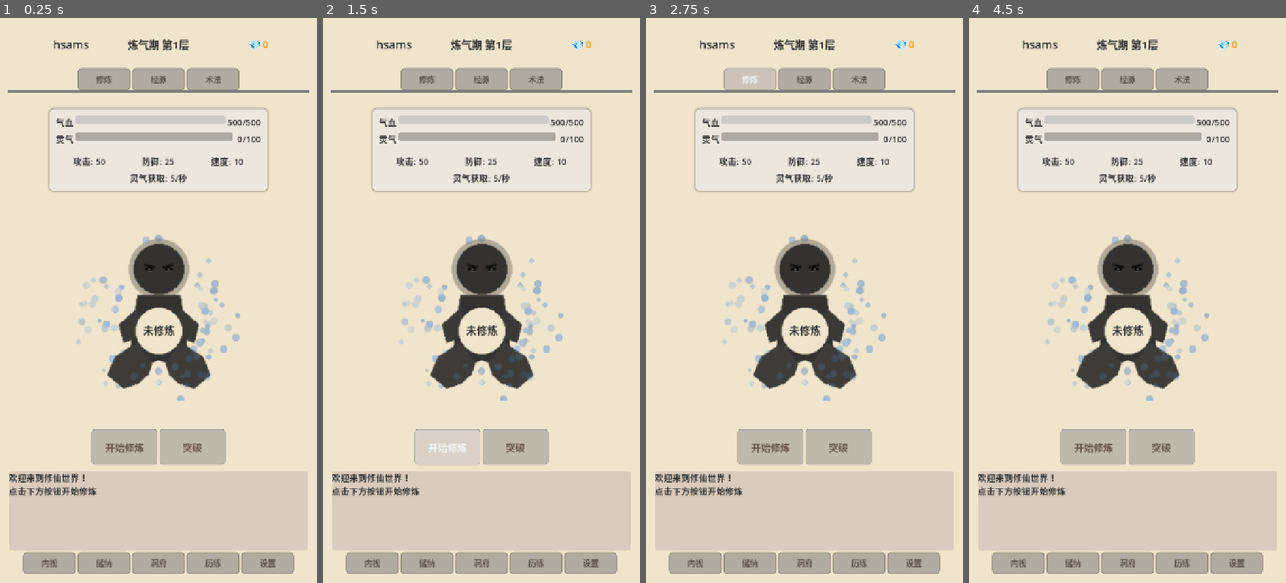
Above: before the commit, frames 1-4 (left to right).
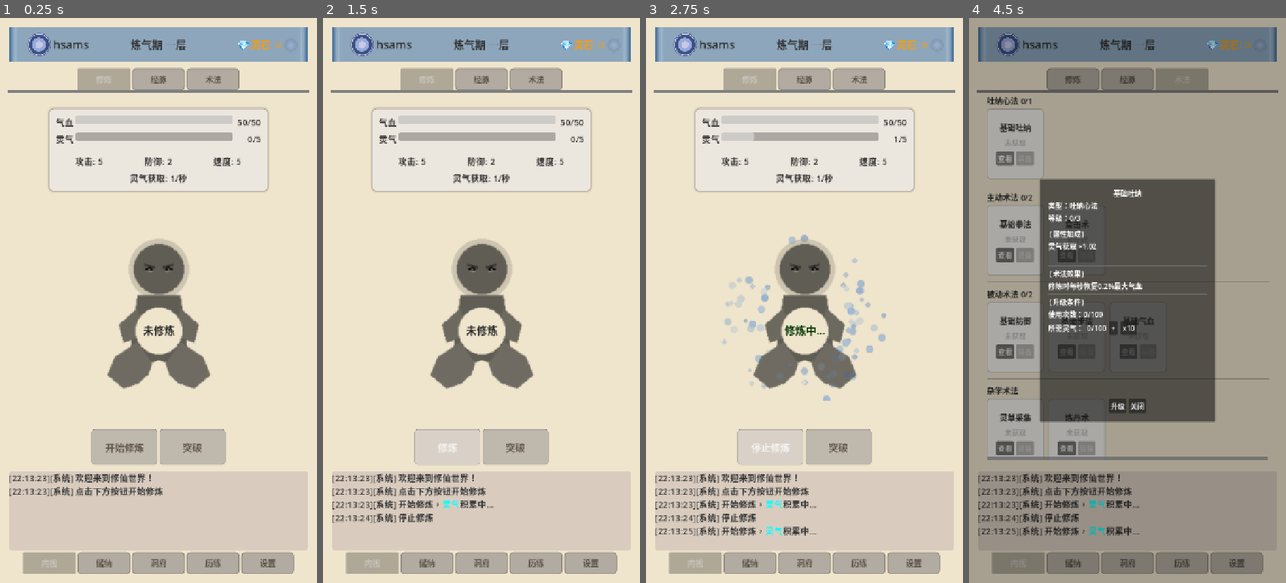
Above: after the commit, the same moments.

Repository: wcc11404/hello_world
Game: Godot game, scene res://scenes/main/Main.tscn
Two runs of this game, one before a commit and one after it. Both use one fixed random seed, a clock stepped at 60 frames per second and the inputs below.
Inputs (mouse positions are in pixels of both pictures, inside the frame that each line leads up to):
- Up to frame 1 (0.25 s): no input
- Up to frame 2 (1.5 s): click "开始修炼" at 0.5 s; click "开始修炼" (after the commit: "停止修炼") at 1.25 s
- Up to frame 3 (2.75 s): click "修炼" at 2 s
- Up to frame 4 (4.5 s): click "经脉" at 2.75 s; click "术法" at 3.5 s; click (1003, 159) at 4.25 s, where only the run after the commit has a clickable "查看"

The runs differ from the first frame. In frame 1, 12% of the frame differs, in the area x 2-98%, y 1-99%; in frame 2, 13%; in frame 3, 15%; in frame 4, 96%, in the area x 0-100%, y 0-100%.
Error before the commit: Parse Error: Function "add_log()" not found in base self. (res://scripts/ui/GameUI.gd:934)

Commit message:
fix: 修复离线奖励日志调用 add_log() 的错误

Diff:
--- a/scripts/ui/GameUI.gd
+++ b/scripts/ui/GameUI.gd
@@ -931,12 +931,13 @@
 		# 始终显示小时和分钟，即使为0
 		var time_str = str(hours) + "小时" + str(minutes) + "分钟"
 
-		add_log("===================================")
-		add_log("离线总计时间: " + time_str)
-		add_log("获得奖励：")
-		add_log("  - 灵气: " + str(int(spirit_energy)))
-		add_log("  - 灵石: " + str(spirit_stone))
-		add_log("===================================")
+		if log_manager:
+			log_manager.add_system_log("===================================")
+			log_manager.add_system_log("离线总计时间: " + time_str)
+			log_manager.add_system_log("获得奖励：")
+			log_manager.add_system_log("  - 灵气: " + str(int(spirit_energy)))
+			log_manager.add_system_log("  - 灵石: " + str(spirit_stone))
+			log_manager.add_system_log("===================================")
 
 func _on_account_logged_in(account_info: Dictionary):
 	update_account_ui()
